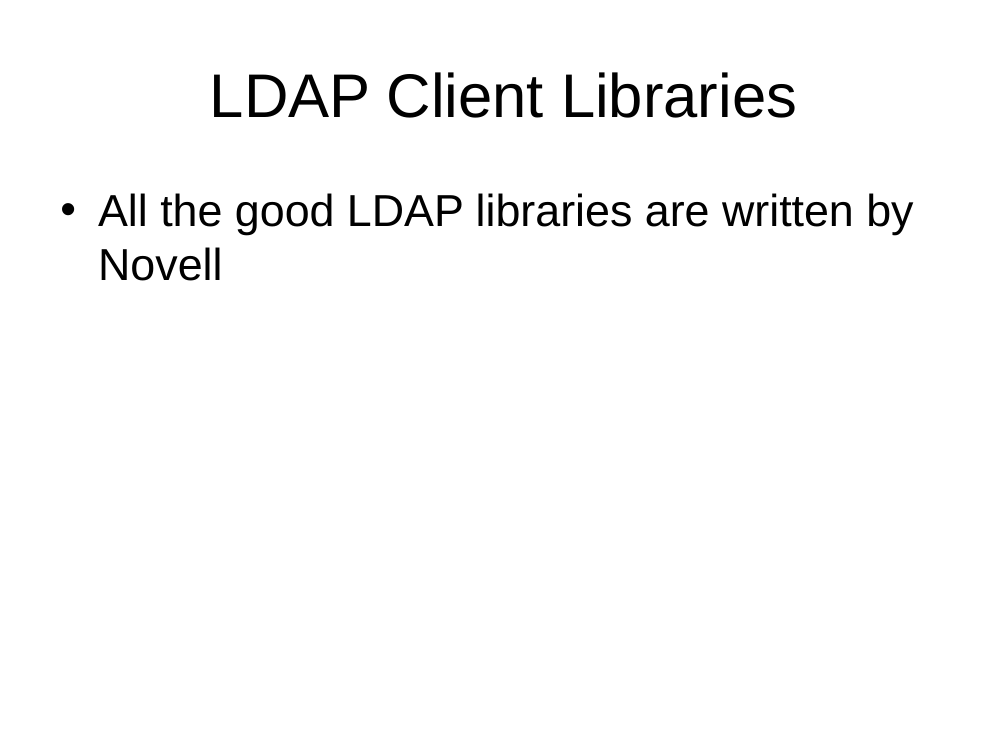
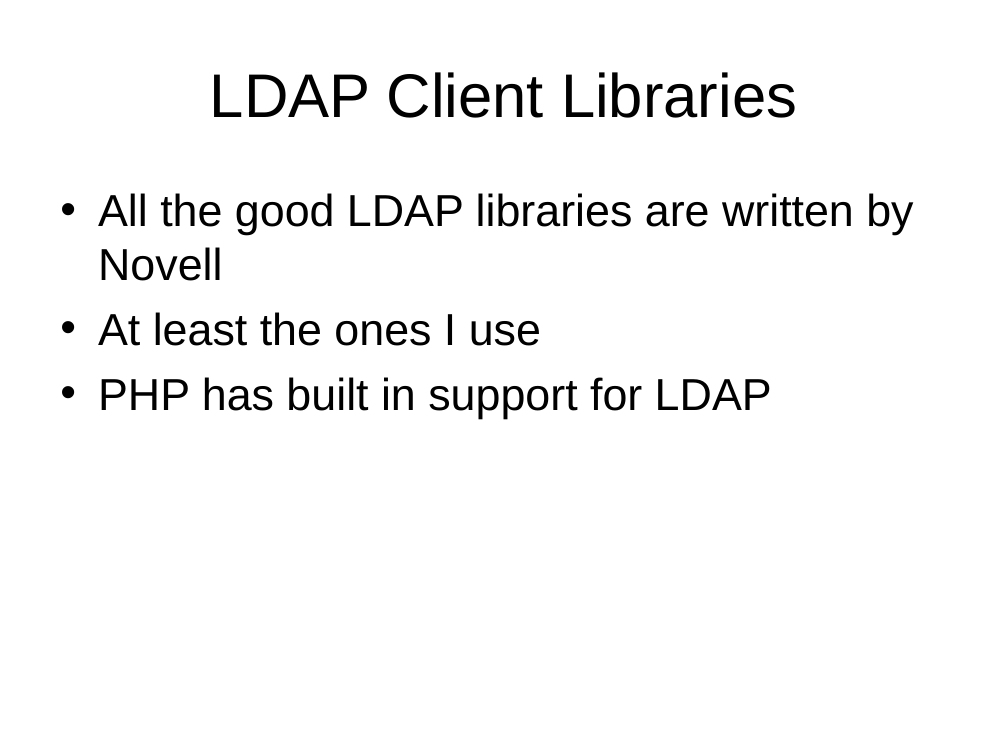
Before and after one commit to LIPHP/LDAP-Talk, a slide deck: slide 7 of Docs/LIPHP-Using LDAP with PHP.ppt. Drawn at 1008x756 pixels with LibreOffice and Linux fonts; fonts in the diff are those of the drawing. Boxes give left, top, right and bottom in pixels: in the first picture for what was removed or moved away, otherwise in the second. Text is boxed around its words. In the diff, an @@ line names an element or a change of style, - is before the commit and + after.

```diff
--- a/Docs/LIPHP-Using LDAP with PHP.ppt
+++ b/Docs/LIPHP-Using LDAP with PHP.ppt
@@ text at (98, 312, 772, 419): paragraphs added @@
+• At least the ones I use
+• PHP has built in support for LDAP
```
Also in this commit, not shown: 3 other slides changed, 2 slides added.
